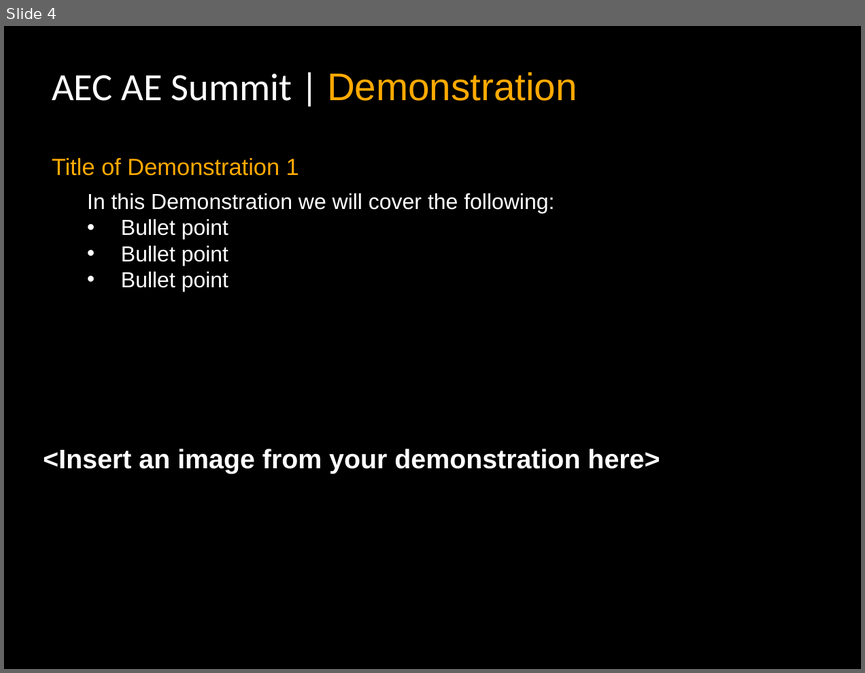
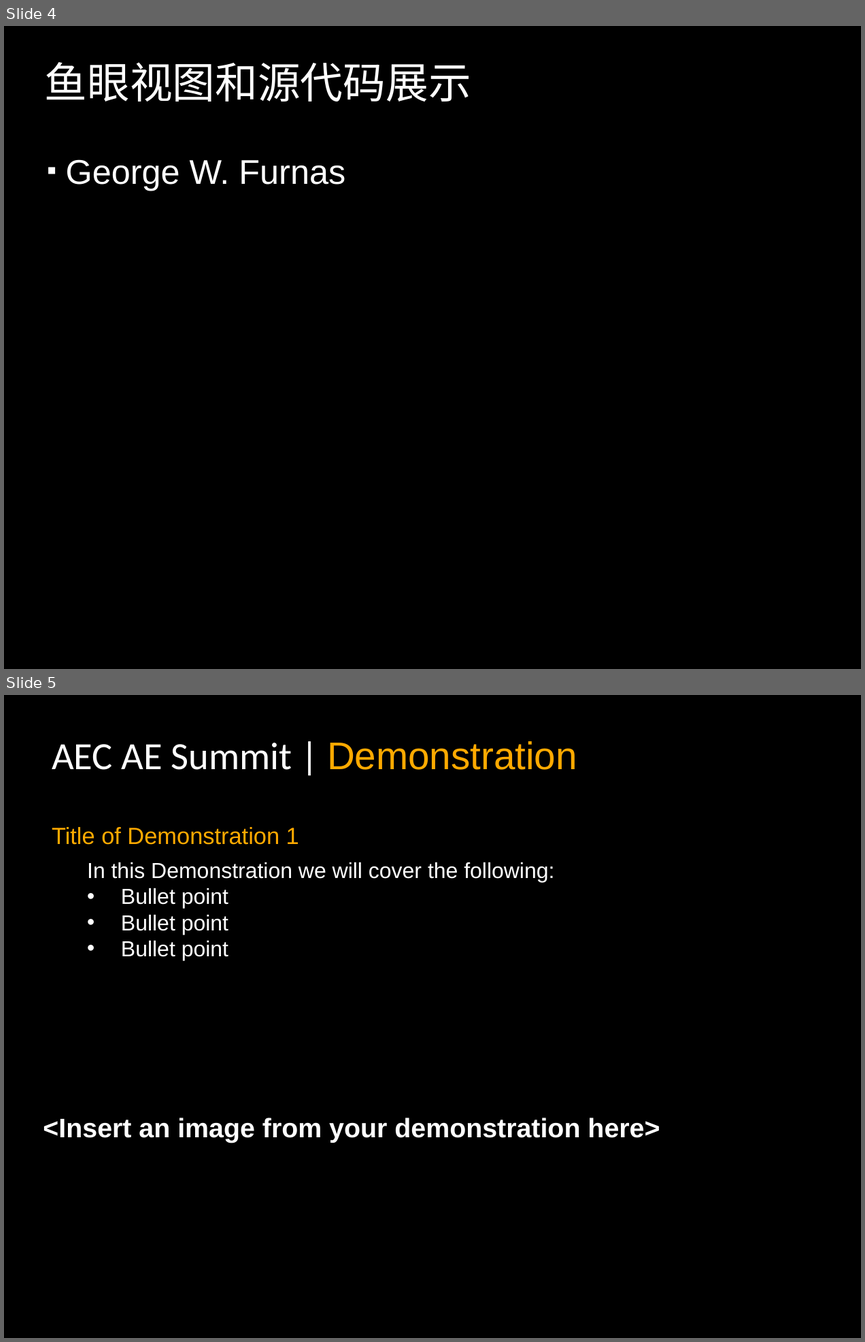
Before and after one commit to mintberry/stackrecaller, a slide deck: docs/finalppt_f.pptx. Shown one above the other, each under a label of ours: slide 4 before the commit, slides 4 and 5 after it. The pictures are 865x673 and 865x1342 pixels, drawn with LibreOffice and Linux fonts; fonts in the diff are those of the drawing; background and template pictures are left out. Boxes give left, top, right and bottom in pixels: in the first picture for what was removed or moved away, otherwise in the second. Text is boxed around its words. In the diff, an @@ line names an element or a change of style, - is before the commit and + after.

```diff
--- a/docs/finalppt_f.pptx
+++ b/docs/finalppt_f.pptx
@@ slide 4 added at bbox=[4, 26, 861, 669], background picture (left out) @@
@@ text added at bbox=[45, 62, 471, 101], 51 pt, text #FFFFFF @@
+鱼眼视图和源代码展示
@@ text added at bbox=[66, 159, 345, 190], 41 pt, text #FFFFFF @@
+▪ George W. Furnas
@@ what was slide 4 is now slide 5 @@
```
Also in this commit, not shown: 1 slide changed, 2 other slides added, 2 slides removed, 4 other files.
